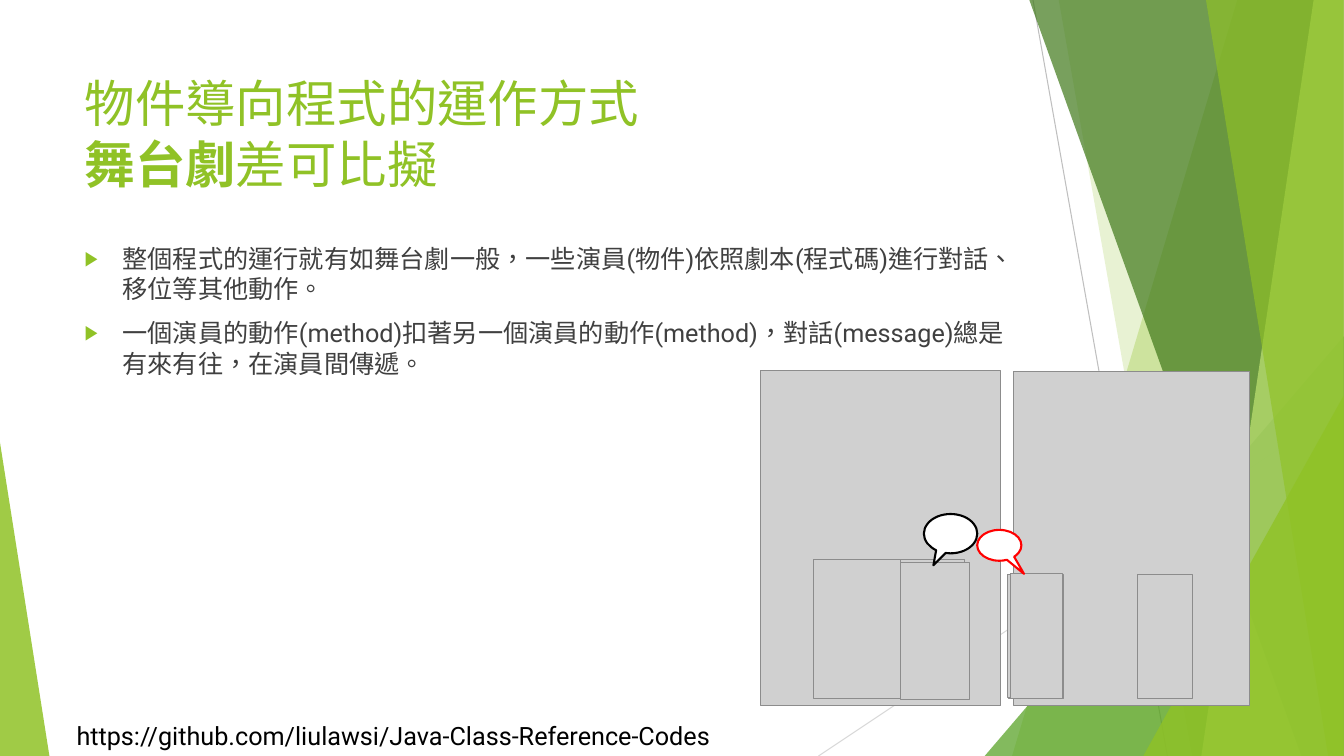
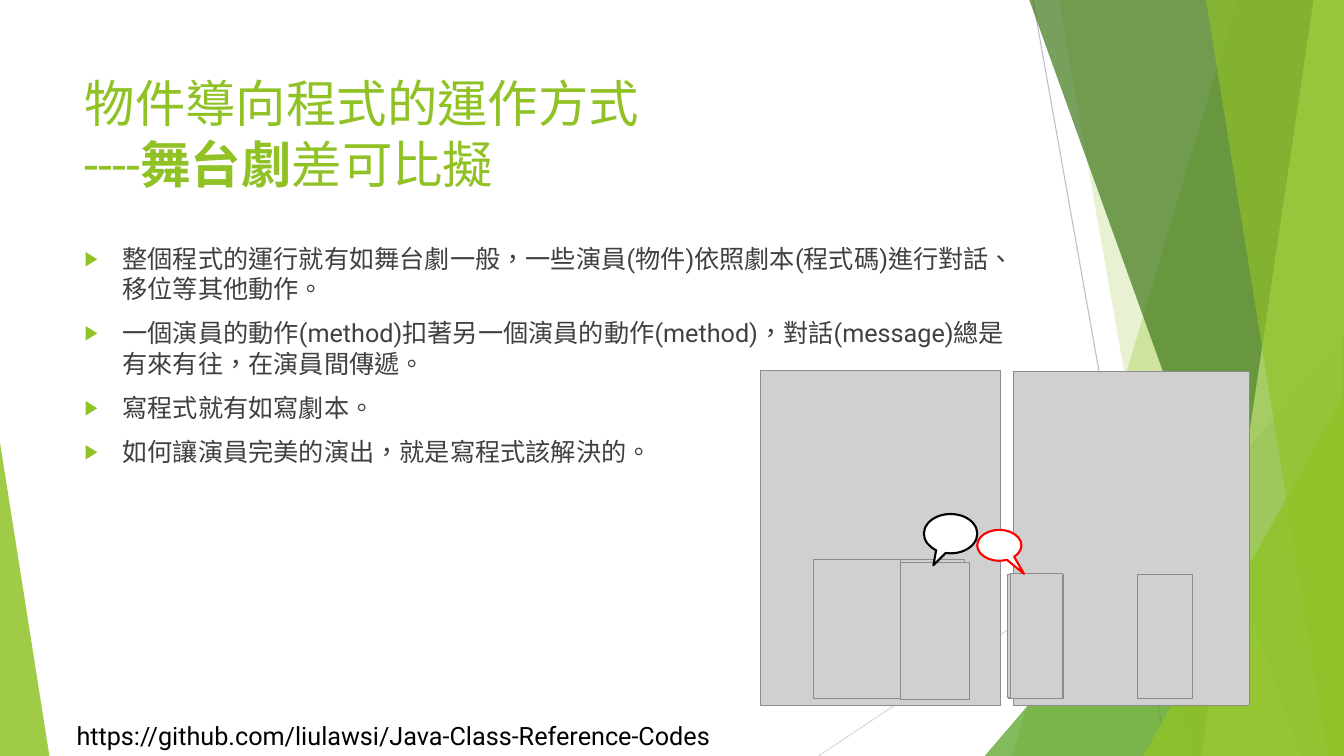
Before and after one commit to liulawsi/My_PPTs, a slide deck: slide 6 of LCC/Java/10_物件導向程式設計.pptx. Drawn at 1344x756 pixels with LibreOffice and Linux fonts; fonts in the diff are those of the drawing; grey boxes stand for pictures; background and template pictures are left out. Boxes give left, top, right and bottom in pixels: in the first picture for what was removed or moved away, otherwise in the second. Text is boxed around its words. In the diff, an @@ line names an element or a change of style, - is before the commit and + after.

```diff
--- a/LCC/Java/10_物件導向程式設計.pptx
+++ b/LCC/Java/10_物件導向程式設計.pptx
@@ title at box(85, 79, 639, 188): text changed @@
-物件導向程式的運作方式
-舞台劇差可比擬
+物件導向程式的運作方式
+----舞台劇差可比擬
@@ text at box(123, 396, 652, 463): paragraphs added @@
+▶ 寫程式就有如寫劇本。
+▶ 如何讓演員完美的演出，就是寫程式該解決的。
```
Also in this commit, not shown: 7 other slides changed, 4 slides added, 4 other files.
